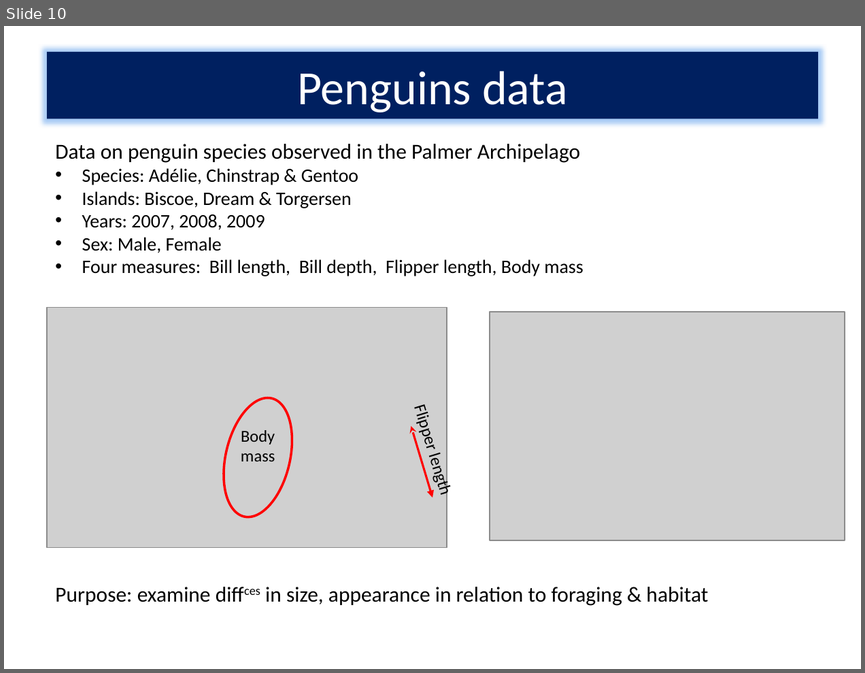
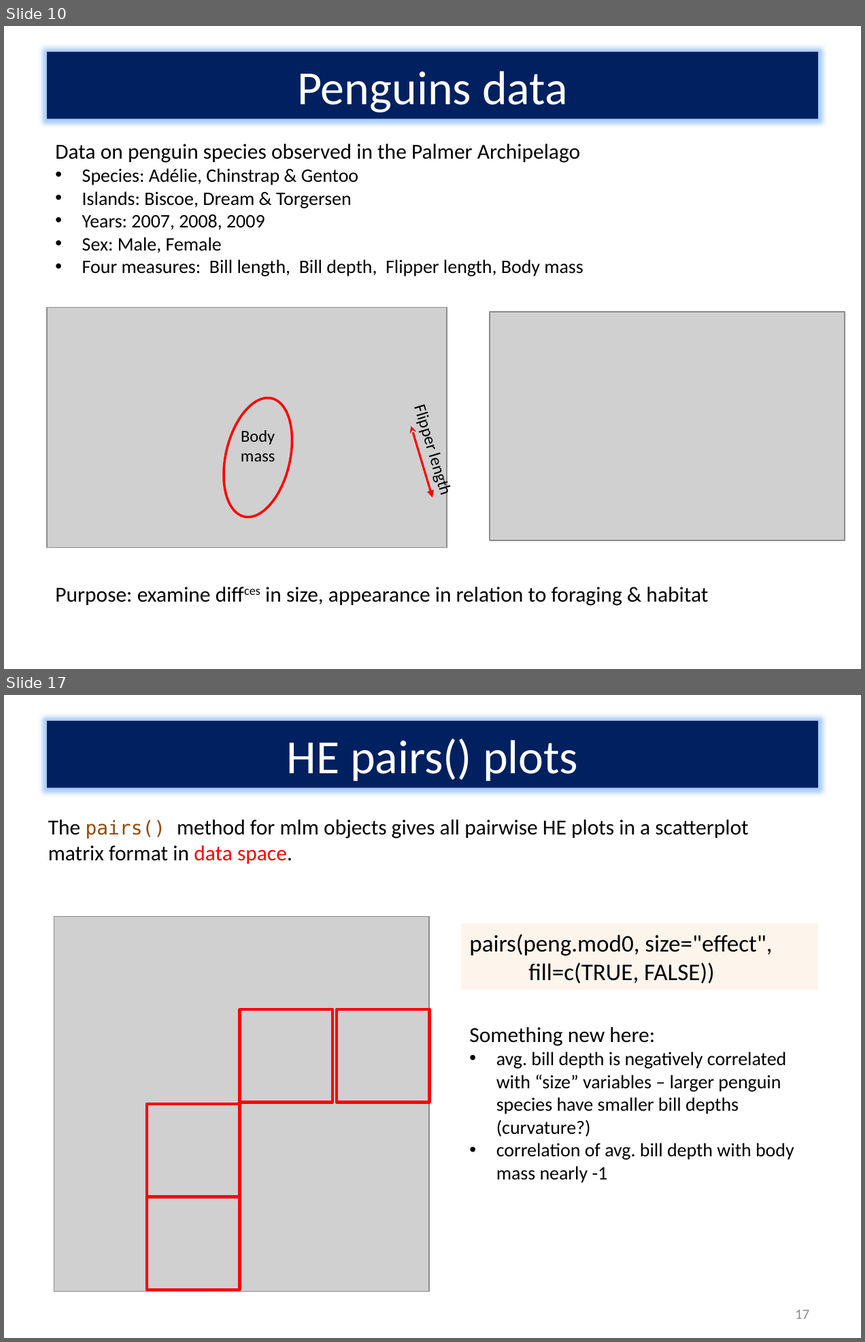
Before and after one commit to friendly/Vis-MLM-book, a slide deck: talks/VisMLM-QM-Forum.pptx. Shown one above the other, each under a label of ours: slide 10 before the commit, slides 10 and 17 after it; the slides between them are not shown. The pictures are 865x673 and 865x1342 pixels, drawn with LibreOffice and Linux fonts; fonts in the diff are those of the drawing; grey boxes stand for pictures. Boxes give left, top, right and bottom in pixels: in the first picture for what was removed or moved away, otherwise in the second. Text is boxed around its words. In the diff, an @@ line names an element or a change of style, - is before the commit and + after.

```diff
--- a/talks/VisMLM-QM-Forum.pptx
+++ b/talks/VisMLM-QM-Forum.pptx
@@ slide 17 added at [4, 695, 861, 1338], background #FFFFFF @@
@@ title added at [47, 721, 818, 787], fill #002060, 40 pt, text #FFFFFF @@
+HE pairs() plots
@@ text added at [48, 819, 748, 864], 18 pt, text #000000 @@
+The pairs() method for mlm objects gives all pairwise HE plots in a scatterplot matrix format in data space.
@@ picture added at [54, 916, 430, 1291] @@
@@ rectangle added at [461, 923, 818, 989], fill #FDEADA at 50% opacity, 20 pt, text #000000 @@
+pairs(peng.mod0, size="effect",
+fill=c(TRUE, FALSE))
@@ rectangle added at [239, 1009, 332, 1102], outline #FF0000 2.5 pt @@
@@ rectangle added at [337, 1009, 429, 1102], outline #FF0000 2.5 pt @@
@@ text added at [469, 1027, 794, 1183], 16 pt, text #000000 @@
+Something new here:
+• avg. bill depth is negatively correlated with “size” variables – larger penguin species have smaller bill depths (curvature?)
+• correlation of avg. bill depth with body mass nearly -1
@@ rectangle added at [147, 1104, 239, 1196], outline #FF0000 2.5 pt @@
@@ rectangle added at [147, 1197, 239, 1289], outline #FF0000 2.5 pt @@
@@ page number added at [795, 1309, 809, 1319], 12 pt, text #8C8C8C @@
+17
```
Also in this commit, not shown: 19 other slides added, 7 other files.
